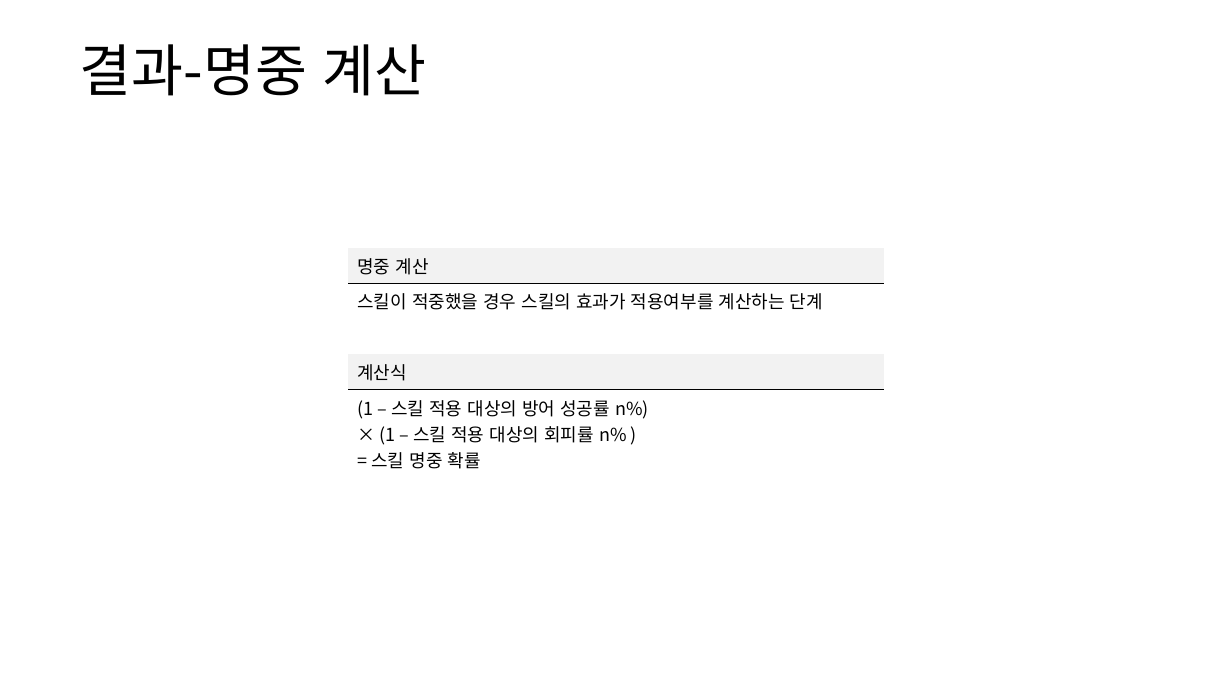
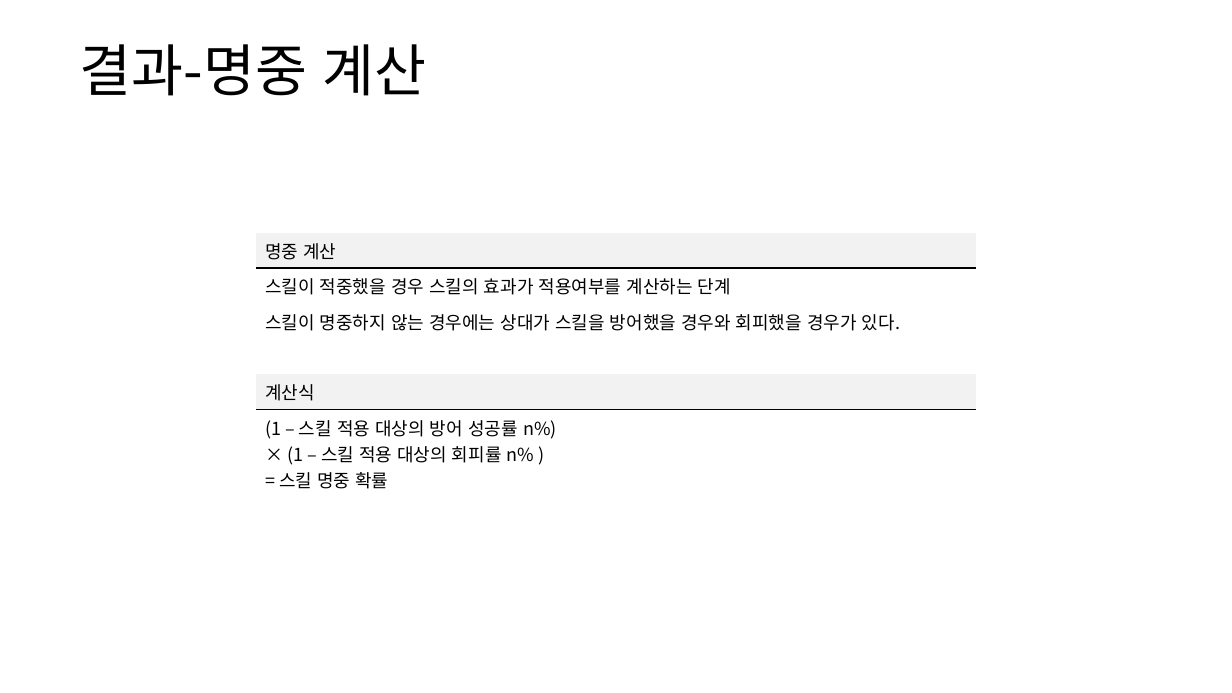
Before and after one commit to yjk0401/unityenginebasic_9th, a slide deck: slide 59 of 기획/방랑엽사전/스킬 시스템 기획서.pptx. Drawn at 1232x693 pixels with LibreOffice and Linux fonts; fonts in the diff are those of the drawing. Boxes give left, top, right and bottom in pixels: in the first picture for what was removed or moved away, otherwise in the second. Text is boxed around its words. In the diff, an @@ line names an element or a change of style, - is before the commit and + after.

```diff
--- a/기획/방랑엽사전/스킬 시스템 기획서.pptx
+++ b/기획/방랑엽사전/스킬 시스템 기획서.pptx
@@ table at <box>256,233,976,493</box> @@
+row 3: 스킬이 명중하지 않는 경우에는 상대가 스킬을 방어했을 경우와 회피했을 경우가 있다.
@@ table: place and size @@
-table at <box>348,248,884,473</box>
+table at <box>256,233,976,493</box>
```
Also in this commit, not shown: 5 other slides changed, 20 other files.
